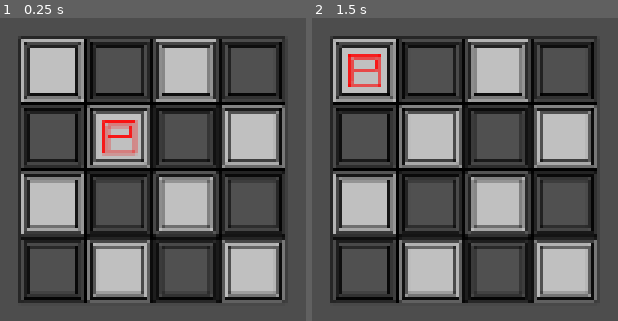
Above: before the commit, frames 1-2 (left to right).
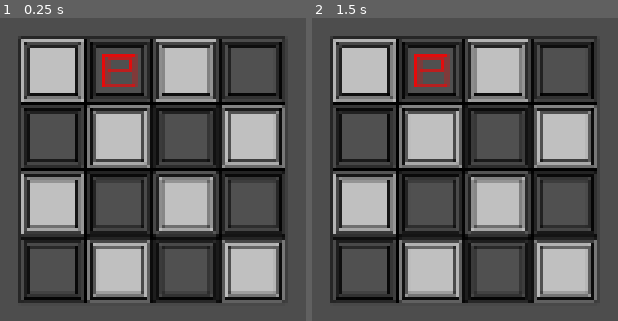
Above: after the commit, the same moments.

Repository: Crazyafk/daccadus-battle-sim
Game: Godot game, scene res://scenes/main.tscn
The game is run twice, just before and just after one commit, with the same random seed, the same clock (stepped at 60 frames per second) and the same inputs.
Inputs (mouse positions are in pixels of both pictures, inside the frame that each line leads up to):
- Up to frame 1 (0.25 s): no input
- Up to frame 2 (1.5 s): tap Enter at 0.5 s; move the mouse to (outside the picture) at 0.52 s; click (outside the picture) at 0.6 s; tap Space at 1.25 s; move the mouse to (outside the picture) at 1.27 s; click (outside the picture) at 1.35 s

The runs differ from the first frame. In frame 1, 1.8% of the frame differs, in the area x 33-46%, y 11-46%; in frame 2, 1.5%.

Commit message:
Added Operation and Move Operation (real)

Diff:
--- a/scenes/main.tscn
+++ b/scenes/main.tscn
@@ -32,4 +32,4 @@
 tile_set = SubResource("TileSet_k8fc1")
 
 [node name="Player" parent="." instance=ExtResource("4_tt0wk")]
-position = Vector2(40, 55)
+position = Vector2(40, 8)
--- a/scenes/player.tscn
+++ b/scenes/player.tscn
@@ -1,8 +1,9 @@
-[gd_scene load_steps=4 format=3 uid="uid://devweu437x54i"]
+[gd_scene load_steps=5 format=3 uid="uid://devweu437x54i"]
 
 [ext_resource type="Script" path="res://scripts/BoardNode2D.gd" id="1_ylg1n"]
 [ext_resource type="Texture2D" uid="uid://bhaydbdu2wkn0" path="res://sprites/Player.png" id="2_qy1rs"]
 [ext_resource type="Script" path="res://scripts/Player.gd" id="3_uag20"]
+[ext_resource type="Script" path="res://scripts/operations/Move.gd" id="5_l68ns"]
 
 [node name="BoardNode2D" type="Node2D"]
 script = ExtResource("1_ylg1n")
@@ -12,7 +13,12 @@
 texture = ExtResource("2_qy1rs")
 centered = false
 
-[node name="Node" type="Node" parent="."]
+[node name="Player" type="Node" parent="."]
 script = ExtResource("3_uag20")
 
-[connection signal="node_clicked" from="." to="Node" method="_on_clicked"]
+[node name="Operations" type="Node" parent="Player"]
+
+[node name="Move" type="Node" parent="Player/Operations"]
+script = ExtResource("5_l68ns")
+
+[connection signal="node_clicked" from="." to="Player" method="_on_clicked"]
--- a/scripts/Board.gd
+++ b/scripts/Board.gd
@@ -6,7 +6,6 @@
 @export var cellsize : Vector2i 		#The size of each grid cell in pixels
 @export var gridsize : Vector2i			#The size of the grid in cells
 @export var default_offset : Vector2	#Default offset when getting a worldpos from a gridpos
-@onready var player: BoardNode2D = $"../Player" #Test only
 
 var _board = [] #2D array of BoardNode2D, initialised in _ready. empty positions are null.
 var is_initiated := false
@@ -31,10 +30,6 @@
 		var clickedNode : BoardNode2D = get_board_object(gridpos)
 		if(clickedNode):
 			clickedNode.node_clicked.emit()
-
-		#Test Code
-		var src = get_grid_pos(player.get_global_position())
-		print(move_board_object(src, Vector2i(0,0), true))
 
 ## checks that a grid_pos corresponds to a real board cell
 func grid_pos_valid(pos : Vector2i) -> bool:
--- a/scripts/BoardNode2D.gd
+++ b/scripts/BoardNode2D.gd
@@ -7,6 +7,7 @@
 
 @warning_ignore("unused_signal")
 signal node_clicked #Emitted by the Board directly
+signal tile_clicked #Relayed
 @onready var board: Board = $"../Board"
 @export var add_to_board: bool = true
 @export var reset_position: bool = true
@@ -21,3 +22,6 @@
 		else:
 			isError = !board.set_board_object_here(self, reset_position, offset)
 		assert(!isError)
+
+func get_grid_pos() -> Vector2i:
+	return board.get_grid_pos(self.get_global_position())
--- /dev/null
+++ b/scripts/Operation.gd
@@ -0,0 +1,9 @@
+class_name Operation extends Node
+
+@onready var board: Board = get_tree().get_current_scene().find_child("Board")
+
+func isValid(src: Vector2i = Vector2i(-1,-1), dst: Vector2i = Vector2i(-1,-1)) -> bool:
+	return false
+
+func execute(src: Vector2i = Vector2i(-1,-1), dst: Vector2i = Vector2i(-1,-1)) -> void:
+	pass
--- a/scripts/Player.gd
+++ b/scripts/Player.gd
@@ -1,4 +1,17 @@
 extends Node
 
-func _on_clicked() -> void:
-	print("Clicked")
+@onready var board_node_2d: BoardNode2D = $".."
+@onready var board: Board = get_tree().get_current_scene().find_child("Board")
+@onready var selected_operation: Operation = $Operations/Move
+var world_pos: Vector2:
+	get: return board_node_2d.get_grid_pos()
+
+func _ready() -> void:
+	board.tile_clicked.connect(_board_tile_clicked)
+
+func _board_tile_clicked(click_pos: Vector2i) -> void:
+	print("tile clicked!")
+	if(selected_operation.isValid(world_pos, click_pos)):
+		selected_operation.execute(world_pos, click_pos)
+	else:
+		print("operation failed")
--- /dev/null
+++ b/scripts/operations/Move.gd
@@ -0,0 +1,7 @@
+extends Operation
+
+func isValid(src: Vector2i = Vector2i(-1,-1), dst: Vector2i = Vector2i(-1,-1)) -> bool:
+	return board.move_board_valid(src, dst, false)
+
+func execute(src: Vector2i = Vector2i(-1,-1), dst: Vector2i = Vector2i(-1,-1)) -> void:
+	board.move_board_object(src, dst, true)
